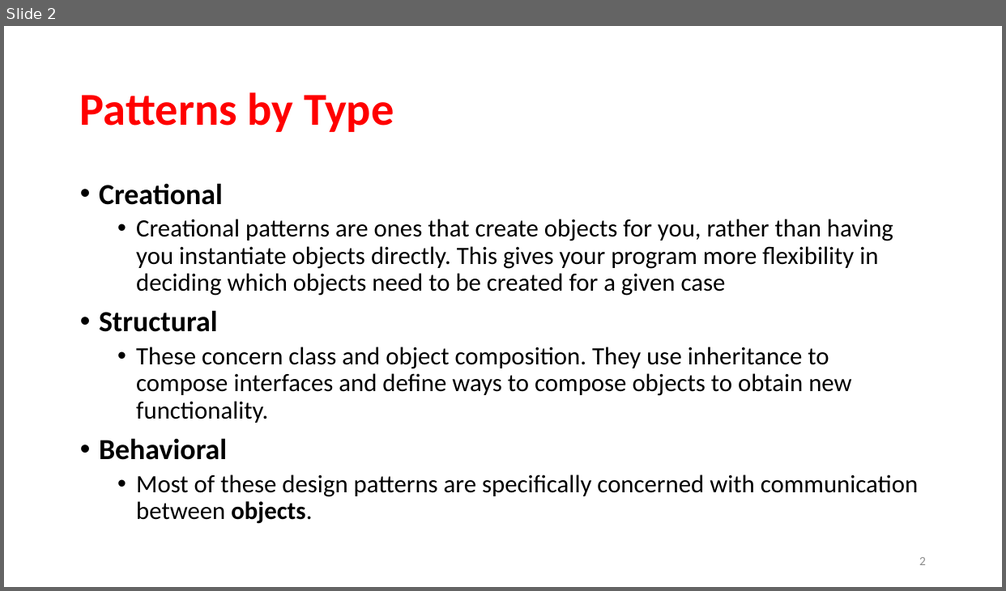
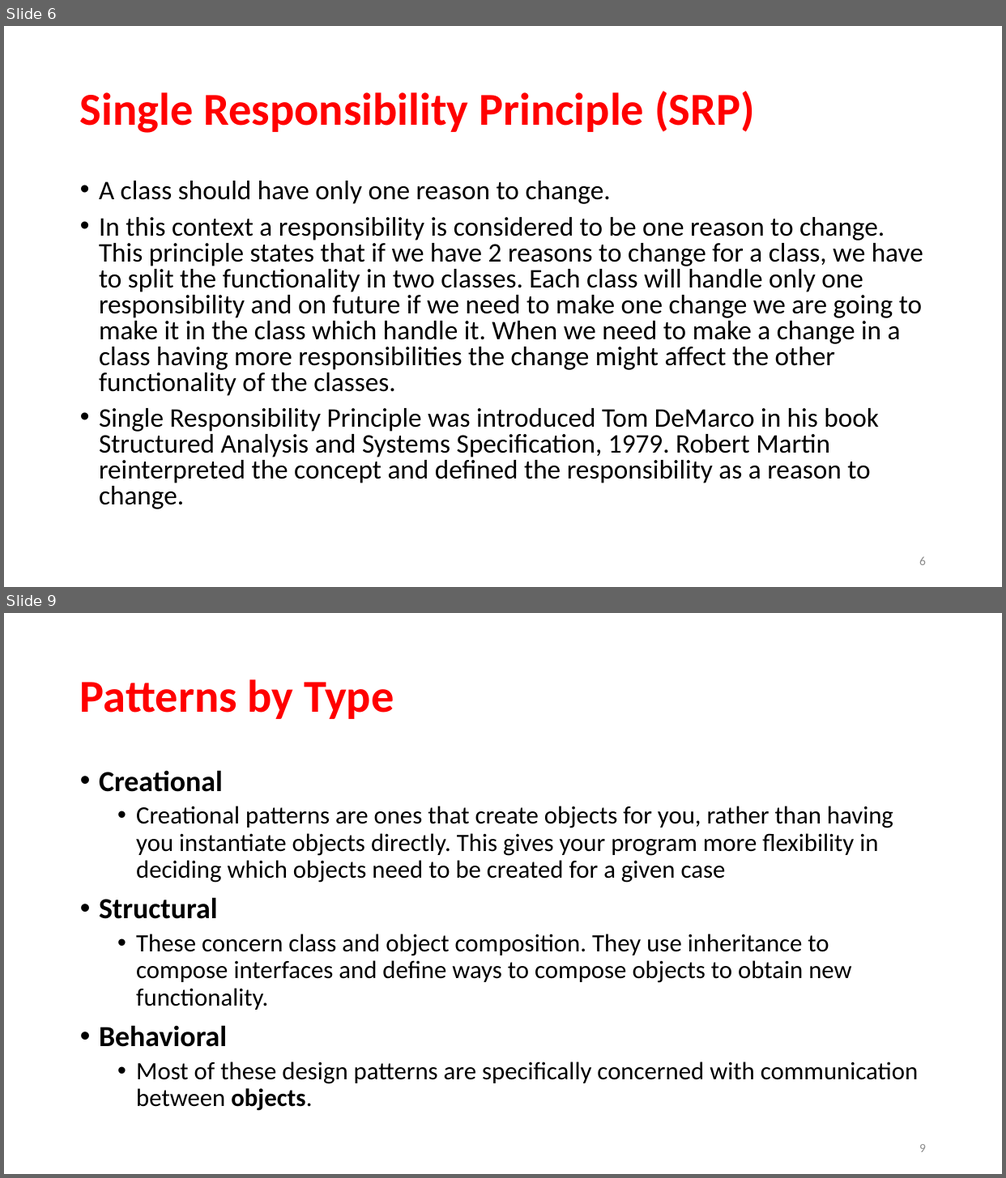
Before and after one commit to rainyheart/bjc-protoss-design_patten-demo, a slide deck: ppt/Design Patterns.pptx. Shown one above the other, each under a label of ours: slide 2 before the commit, slides 6 and 9 after it; the slides between them are not shown. The pictures are 1006x591 and 1006x1178 pixels, drawn with LibreOffice and Linux fonts; fonts in the diff are those of the drawing; background and template pictures are left out. Boxes give left, top, right and bottom in pixels: in the first picture for what was removed or moved away, otherwise in the second. Text is boxed around its words. In the diff, an @@ line names an element or a change of style, - is before the commit and + after.

```diff
--- a/ppt/Design Patterns.pptx
+++ b/ppt/Design Patterns.pptx
@@ slide 6 added at box(4, 26, 1002, 587), background picture (left out) @@
@@ title added at box(80, 91, 755, 133), 44 pt, text #FF0000, bold @@
+Single Responsibility Principle (SRP)
@@ text added at box(99, 181, 923, 510), 25.9 pt, text #000000 @@
+• A class should have only one reason to change.
+• In this context a responsibility is considered to be one reason to change. This principle states that if we have 2 reasons to change for a class, we have to split the functionality in two classes. Each class will handle only one responsibility and on future if we need to make one change we are going to make it in the class which handle it. When we need to make a change in a class having more responsibilities the change might affect the other functionality of the classes.
+• Single Responsibility Principle was introduced Tom DeMarco in his book Structured Analysis and Systems Specification, 1979. Robert Martin reinterpreted the concept and defined the responsibility as a reason to change.
@@ page number added at box(919, 557, 926, 565), 12 pt, text #8C8C8C @@
+6
@@ what was slide 2 is now slide 9 @@
@@ page number at box(919, 1144, 926, 1152): text changed @@
-2
+9
```
Also in this commit, not shown: 3 slides changed, 14 other slides added, 1 slide removed, 20 other files.
